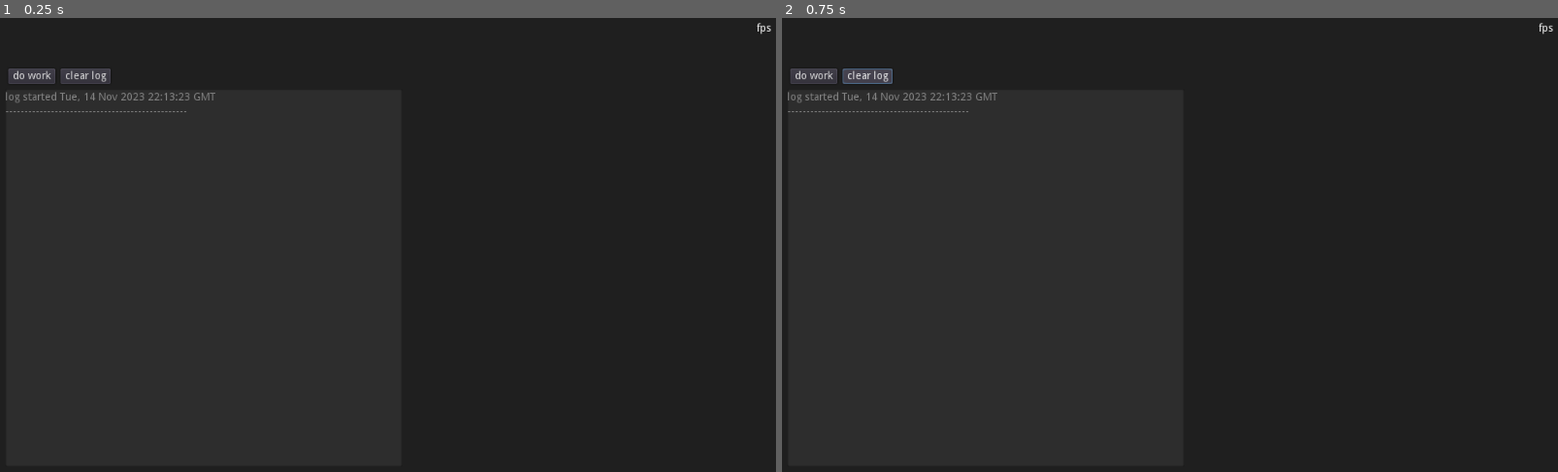
Above: before the commit, frames 1-2 (left to right).
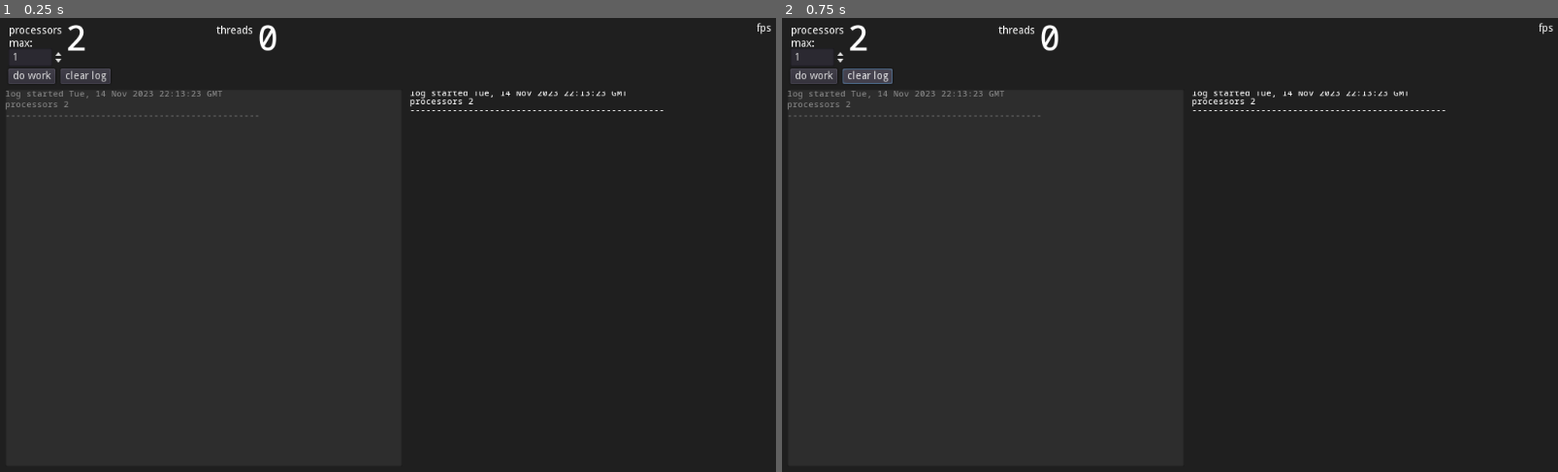
Above: after the commit, the same moments.

Repository: ioxu/godot_threads
Game: Godot game, scene res://threads.tscn
The game is run twice, just before and just after one commit, with the same random seed, the same clock (stepped at 60 frames per second) and the same inputs.
Inputs:
- Up to frame 1 (0.25 s): no input
- Up to frame 2 (0.75 s): click "clear log" at 0.5 s

The runs differ from the first frame. In frame 1, 0.9% of the frame differs, in the area x 0-86%, y 1-22%; in frame 2, 0.9%.

Commit message:
include mono font checking out RichTextLabel for log setting up some feedback labels

Diff:
--- /dev/null
+++ b/max_processors_spinbox.gd
@@ -0,0 +1,10 @@
+extends SpinBox
+
+
+func _on_max_processors_spinbox_value_changed(value):
+	print(self, ".changed")
+	self.release_focus()
+
+func _input(event):
+	if event.is_action_pressed("ui_accept"):
+		self.release_focus()
--- a/thread.gd
+++ b/thread.gd
@@ -71,8 +71,8 @@
 	# log
 	var logstr = ""
 	logstr += "end  %s %s : %s minutes\n"%[args["n"],thread, str_elapsed]
-	logstr += "  result: %s\n"%result
-	logstr += "  %s.queue_free()"%[thread]
+	logstr += "  ├─ result: %s\n"%result
+	logstr += "  └─ %s.queue_free()"%[thread]
 	emit_signal("send_log", logstr)
 
 	# free
--- a/threads.gd
+++ b/threads.gd
@@ -1,10 +1,20 @@
 extends Node2D
 
 onready var log_output = get_node("Control/log_output")
+onready var log_output_rich = get_node("Control/log_output_rich")
 onready var thread = preload("res://thread.tscn")
+
+onready var n_processors_label = get_node("Control/threads_container/n_processors_label")
+onready var n_max_processors_spinbox = get_node("Control/threads_container/max_processors_spinbox")
+onready var n_active_threads_label = get_node("Control/threads_container/n_active_threads_label")
+
 var threadn = 0
 
 func _ready():
+	n_processors_label.text = str(OS.get_processor_count())
+	n_active_threads_label.text = str(0)
+	n_max_processors_spinbox.value = OS.get_processor_count() - 1
+
 	reset_log()
 
 func _on_do_work_button_button_up():
@@ -22,6 +32,9 @@
 func _on_thread_log(data):
 	print(str(data))
 	log_output.text += str(data) + "\n"
+	log_output_rich.set_bbcode( log_output_rich.get_bbcode() + "[code]" + str(data) + "[/code]\n" )
+
+
 	self._on_log_output_cursor_changed()
 
 func _on_log_output_cursor_changed():
@@ -31,9 +44,18 @@
 	reset_log()
 
 func reset_log():
-	log_output.text = "log started %s"%[get_pretty_time()]
-	log_output.text += "\n------------------------------------------------\n"
+	log_output.text = ""
+	log_output_rich.bbcode_text = ""
 
+	var s = "log started %s\n"%[get_pretty_time()]
+	s += "processors %s\n"%[OS.get_processor_count()]
+	s += "------------------------------------------------\n"
+	_on_thread_log( s )
+
+func _on_max_processors_spinbox_value_changed(value):
+	_on_thread_log("max processors changed to %s"%[value])
+
+# UTIL -----------------
 func get_pretty_time():
 	# https://godotengine.org/qa/19077/how-to-get-the-date-as-per-rfc-1123-date-format-in-game
 	# u/jospic
--- a/threads.tscn
+++ b/threads.tscn
@@ -1,6 +1,7 @@
-[gd_scene load_steps=4 format=2]
+[gd_scene load_steps=11 format=2]
 
 [ext_resource path="res://threads.gd" type="Script" id=1]
+[ext_resource path="res://max_processors_spinbox.gd" type="Script" id=2]
 
 [sub_resource type="StyleBoxFlat" id=1]
 bg_color = Color( 0.12549, 0.12549, 0.12549, 1 )
@@ -11,6 +12,29 @@
 corner_radius_top_right = 4
 corner_radius_bottom_right = 4
 corner_radius_bottom_left = 4
+
+[sub_resource type="DynamicFontData" id=3]
+font_path = "res://NotoSansMono-Medium.ttf"
+
+[sub_resource type="DynamicFont" id=4]
+size = 11
+extra_spacing_top = -6
+font_data = SubResource( 3 )
+
+[sub_resource type="DynamicFontData" id=5]
+font_path = "res://NotoSansMono-Medium.ttf"
+
+[sub_resource type="DynamicFont" id=6]
+size = 11
+extra_spacing_top = -6
+font_data = SubResource( 5 )
+
+[sub_resource type="DynamicFontData" id=7]
+font_path = "res://NotoSansMono-Medium.ttf"
+
+[sub_resource type="DynamicFont" id=8]
+size = 45
+font_data = SubResource( 7 )
 
 [node name="threads" type="Node2D"]
 script = ExtResource( 1 )
@@ -57,9 +81,80 @@
 margin_right = 531.0
 margin_bottom = 593.0
 custom_styles/normal = SubResource( 2 )
+custom_fonts/font = SubResource( 4 )
 text = "thing
 thing2"
 readonly = true
+
+[node name="log_output_rich" type="RichTextLabel" parent="Control"]
+margin_left = 541.0
+margin_top = 97.0
+margin_right = 1014.0
+margin_bottom = 592.0
+focus_mode = 2
+custom_fonts/mono_font = SubResource( 6 )
+custom_colors/selection_color = Color( 0.368627, 0.368627, 0.368627, 1 )
+custom_colors/font_color_selected = Color( 0, 0, 0, 1 )
+bbcode_enabled = true
+bbcode_text = "thing
+[code]thing2[/code]
+"
+text = "thing
+thing2
+"
+scroll_following = true
+selection_enabled = true
+
+[node name="threads_container" type="Node" parent="Control"]
+
+[node name="processors_label" type="Label" parent="Control/threads_container"]
+margin_left = 12.0
+margin_top = 10.0
+margin_right = 82.0
+margin_bottom = 24.0
+text = "processors"
+
+[node name="max_processors_label" type="Label" parent="Control/threads_container"]
+margin_left = 12.0
+margin_top = 27.0
+margin_right = 43.0
+margin_bottom = 41.0
+text = "max:"
+
+[node name="max_processors_spinbox" type="SpinBox" parent="Control/threads_container"]
+margin_left = 11.0
+margin_top = 40.0
+margin_right = 85.0
+margin_bottom = 64.0
+rect_min_size = Vector2( 15, 0 )
+max_value = 12.0
+value = 11.0
+script = ExtResource( 2 )
+
+[node name="n_processors_label" type="Label" parent="Control/threads_container"]
+margin_left = 87.0
+margin_top = -6.437
+margin_right = 126.0
+margin_bottom = 56.563
+custom_fonts/font = SubResource( 8 )
+text = "5"
+
+[node name="active_threads_label2" type="Label" parent="Control/threads_container"]
+margin_left = 286.336
+margin_top = 10.0
+margin_right = 334.336
+margin_bottom = 24.0
+text = "threads"
+
+[node name="n_active_threads_label" type="Label" parent="Control/threads_container"]
+margin_left = 340.47
+margin_top = -6.43694
+margin_right = 379.47
+margin_bottom = 56.5631
+custom_fonts/font = SubResource( 8 )
+text = "5"
 [connection signal="button_up" from="Control/do_work_button" to="." method="_on_do_work_button_button_up"]
 [connection signal="button_up" from="Control/clear_log_button" to="." method="_on_clear_log_button_button_up"]
 [connection signal="cursor_changed" from="Control/log_output" to="." method="_on_log_output_cursor_changed"]
+[connection signal="value_changed" from="Control/threads_container/max_processors_spinbox" to="." method="_on_max_processors_spinbox_value_changed"]
+[connection signal="value_changed" from="Control/threads_container/max_processors_spinbox" to="Control/threads_container/max_processors_spinbox" method="_on_max_processors_spinbox_value_changed"]
Binary file added: NotoSansMono-Medium.ttf
